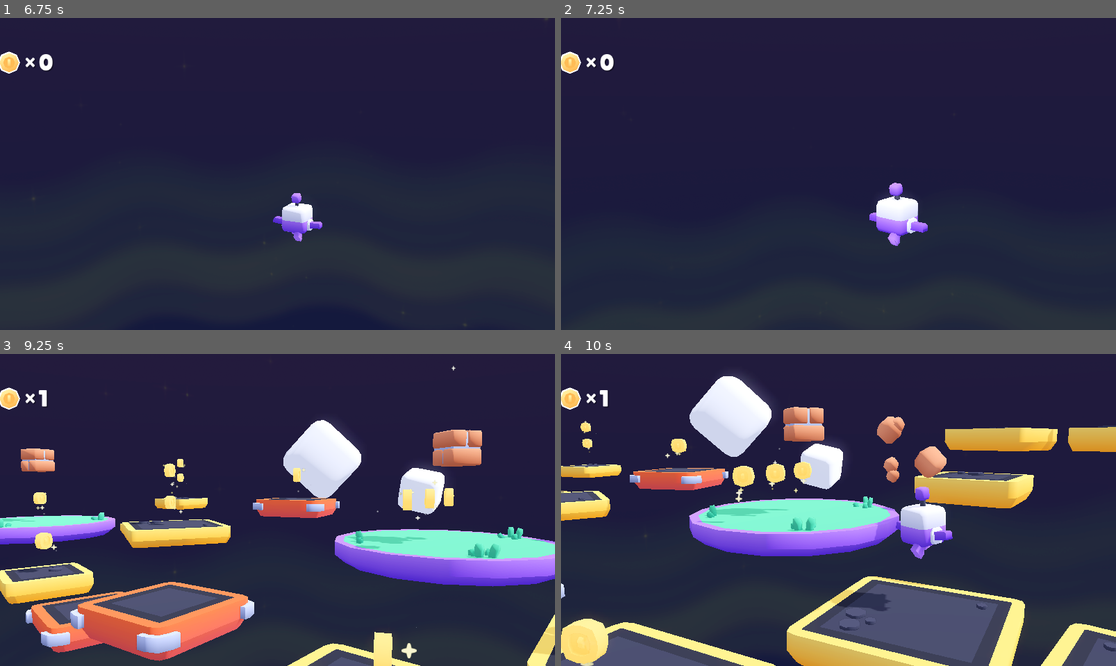
Above: before the commit, frames 1-4 (two rows, left to right).
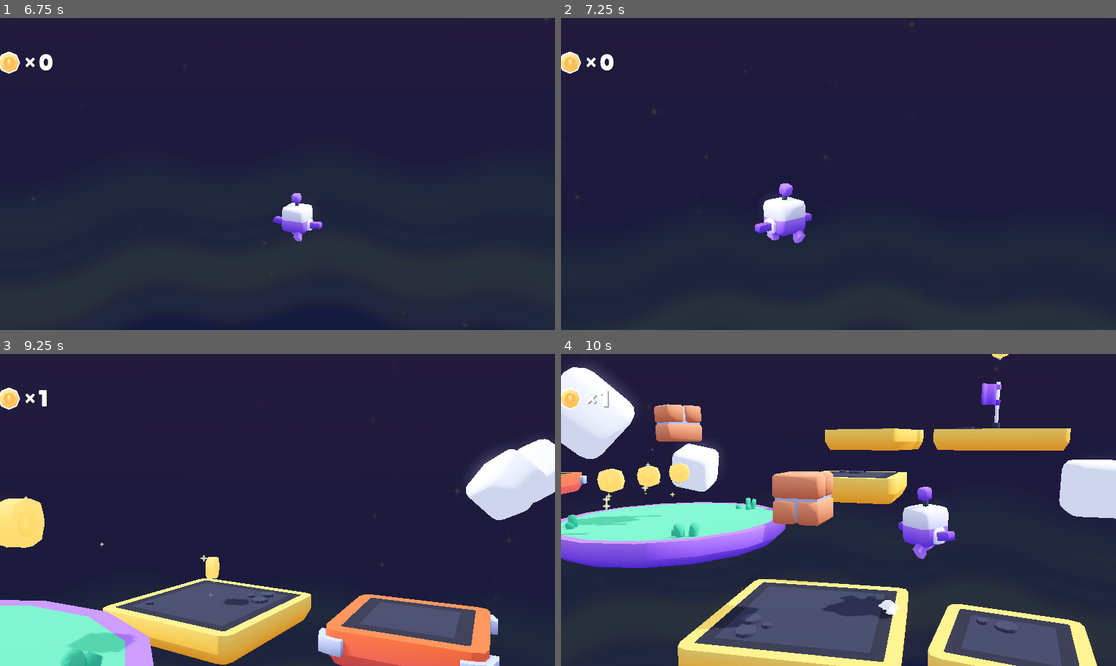
Above: after the commit, the same moments.

Repository: Baptoaster/I_Cast_Gun
Game: Godot game, scene res://scenes/main.tscn
The game is run twice, just before and just after one commit, with the same random seed, the same clock (stepped at 60 frames per second) and the same inputs.
Inputs (mouse positions are in pixels of both pictures, inside the frame that each line leads up to):
- Up to frame 1 (6.75 s): move the mouse to (305, 174) at 0.52 s; hold W (move_forward) 0.53-5.78 s; right-click (305, 174) at 0.6 s; tap Space (jump) at 0.77, 1.52, 3.02, 3.77, 4.52, 6.02 s; move the mouse to (249, 174) at 1.27 s; right-click (249, 174) at 1.35 s; move the mouse to (288, 167) at 2.02 s; tap Down (camera_down) at 2.1, 6.6 s; right-click (288, 167) at 2.3 s; move the mouse to (271, 180) at 2.77 s; tap Left (camera_left) at 2.85 s; right-click (271, 180) at 3.05 s; move the mouse to (316, 177) at 3.52 s; tap Right (camera_right) at 3.6 s; right-click (316, 177) at 3.8 s; move the mouse to (233, 170) at 4.27 s; tap Up (camera_up) at 4.35 s; right-click (233, 170) at 4.55 s; move the mouse to (283, 174) at 5.02 s; right-click (283, 174) at 5.1 s; move the mouse to (255, 167) at 5.77 s; hold D (move_right) 5.78-6.53 s; right-click (255, 167) at 5.85 s; move the mouse to (305, 174) at 6.52 s; hold W (move_forward) from 6.53 s (still down)
- Up to frame 2 (7.25 s): keep holding W (move_forward); tap Space (jump) at 6.77 s; right-click (866, 174) at 6.8 s
- Up to frame 3 (9.25 s): move the mouse to (249, 510) at 7.27 s; tap Left (camera_left) at 7.35 s; tap Space (jump) at 7.52, 9.02 s; right-click (249, 510) at 7.55 s; move the mouse to (288, 503) at 8.02 s; tap Right (camera_right) at 8.1 s; right-click (288, 503) at 8.3 s; move the mouse to (271, 516) at 8.77 s; release W (move_forward) at 8.78 s; hold A (move_left) from 8.78 s (still down); tap Up (camera_up) at 8.85 s; right-click (271, 516) at 9.05 s
- Up to frame 4 (10 s): move the mouse to (877, 513) at 9.52 s; release A (move_left) at 9.53 s; hold W (move_forward) from 9.53 s (still down); right-click (877, 513) at 9.6 s; tap Space (jump) at 9.77 s

Frame 1 is identical in both runs. In frame 2, 2.2% of the frame differs, in the area x 2-67%, y 1-74%; in frame 3, 39%; in frame 4, 48%, in the area x 0-100%, y 0-100%.

Commit message:
Fix camera transition: normalize yaw angle near current rotation_degrees to ensure shortest-path lerp
Agent-Logs-Url: https://github.com/Baptoaster/I_Cast_Gun/sessions/d01c7fc3-3481-42a7-a362-6f94dd33a353

Co-authored-by: Baptoaster <145216472+Baptoaster@users.noreply.github.com>

Diff:
--- a/scripts/view.gd
+++ b/scripts/view.gd
@@ -122,15 +122,23 @@
 func sync_rotation_from_current_view():
 	var forward = -global_transform.basis.z.normalized()
 
-	# Yaw toujours fiable
-	camera_rotation.y = rad_to_deg(atan2(forward.x, forward.z))
+	# Normalise le yaw vers l'angle équivalent le plus proche de rotation_degrees.y
+	# pour que le lerp orbite emprunte toujours le chemin le plus court
+	var raw_yaw = rad_to_deg(atan2(forward.x, forward.z))
+	camera_rotation.y = normalize_angle_near(raw_yaw, rotation_degrees.y)
 
 	# Pitch seulement en visée
 	if is_aiming:
-		camera_rotation.x = rad_to_deg(asin(forward.y))
+		camera_rotation.x = rad_to_deg(asin(clamp(forward.y, -1.0, 1.0)))
 	else:
 		# garder ton comportement orbite d'origine
 		camera_rotation.x = rotation_degrees.x
+
+
+# Retourne l'angle équivalent à 'angle' qui est à ±180° de 'reference'
+# afin de garantir le chemin le plus court lors d'un lerp d'angles Euler
+func normalize_angle_near(angle: float, reference: float) -> float:
+	return angle + round((reference - angle) / 360.0) * 360.0
 
 
 # ===== ALIGN CHARACTER (FIX MAJEUR) =====
